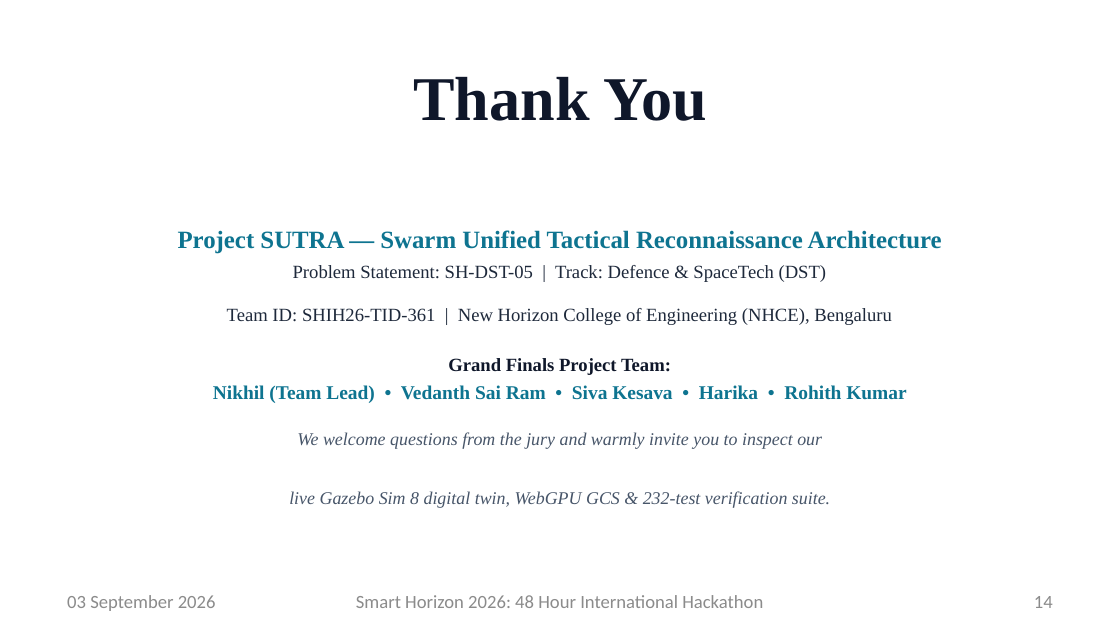
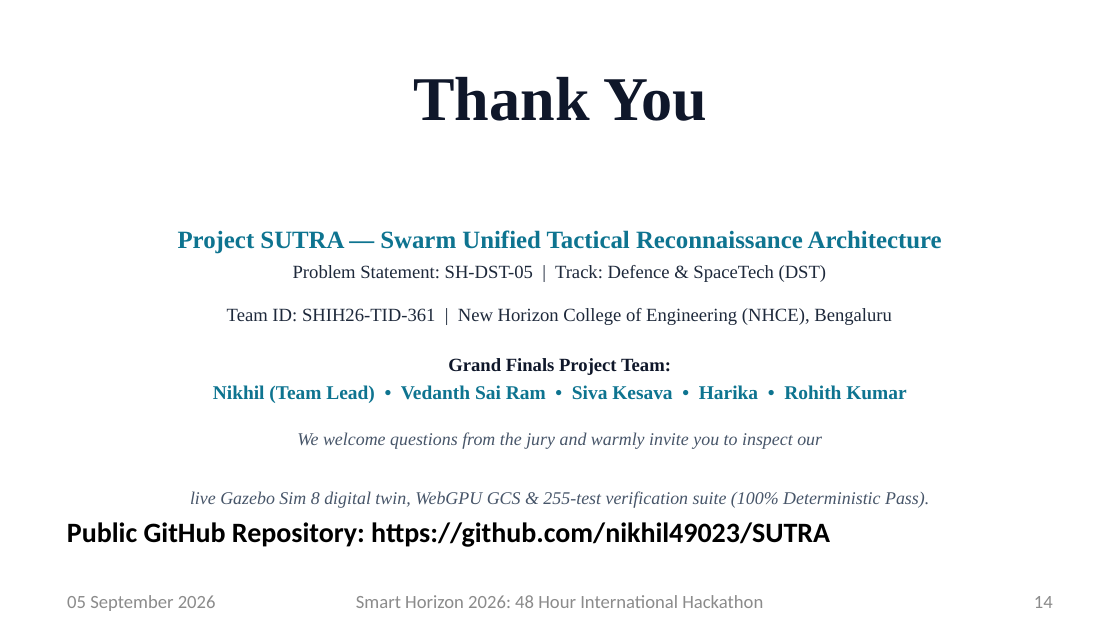
Before and after one commit to nikhil49023/SUTRA, a slide deck: slide 14 of Smart_Horizon_2026_SUTRA_Grand_Finale_Pitch.pptx. Drawn at 1120x630 pixels with LibreOffice and Linux fonts; fonts in the diff are those of the drawing; background and template pictures are left out. Boxes give left, top, right and bottom in pixels: in the first picture for what was removed or moved away, otherwise in the second. Text is boxed around its words. In the diff, an @@ line names an element or a change of style, - is before the commit and + after.

Commit message:
docs(presentation): polish pitch deck PPTX and PDF with 255 verified tests, updated date, and live repo links

```diff
--- a/Smart_Horizon_2026_SUTRA_Grand_Finale_Pitch.pptx
+++ b/Smart_Horizon_2026_SUTRA_Grand_Finale_Pitch.pptx
@@ text at (67, 432, 929, 547): text changed @@
-We welcome questions from the jury and warmly invite you to inspect our
-live Gazebo Sim 8 digital twin, WebGPU GCS & 232-test verification suite.
+We welcome questions from the jury and warmly invite you to inspect our
+live Gazebo Sim 8 digital twin, WebGPU GCS & 255-test verification suite (100% Deterministic Pass).
+Public GitHub Repository: https://github.com/nikhil49023/SUTRA
@@ text at (67, 595, 216, 611): text changed @@
-03 September 2026
+05 September 2026
```
Also in this commit, not shown: 12 other slides changed, 2 other files.
